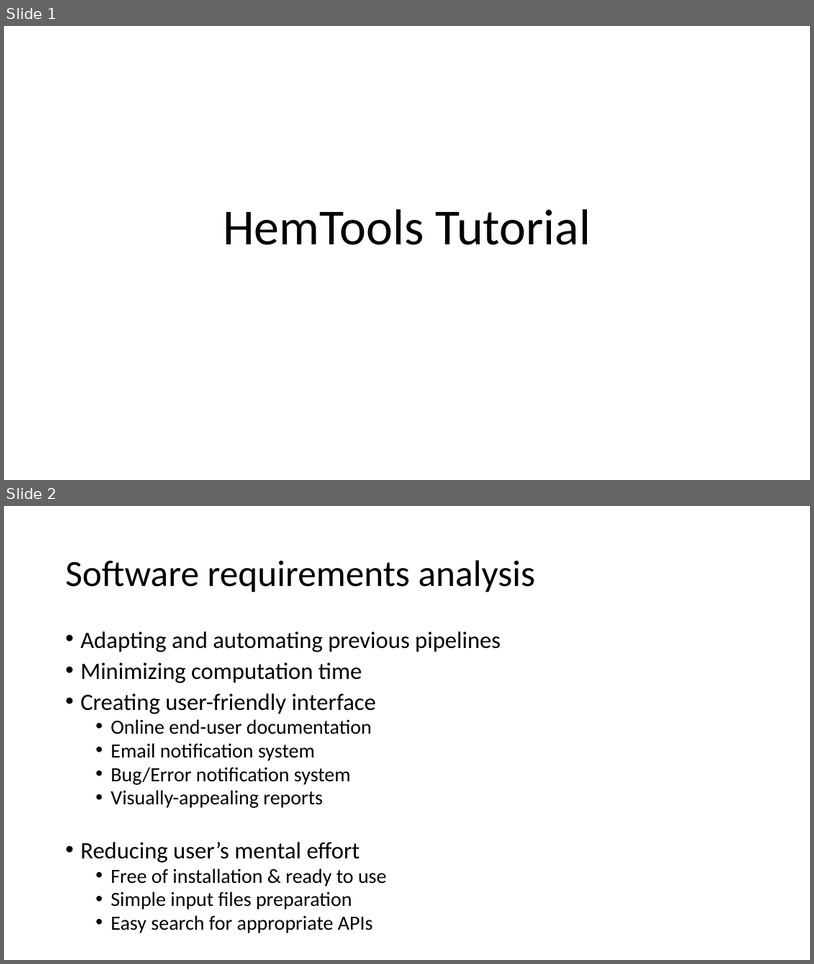
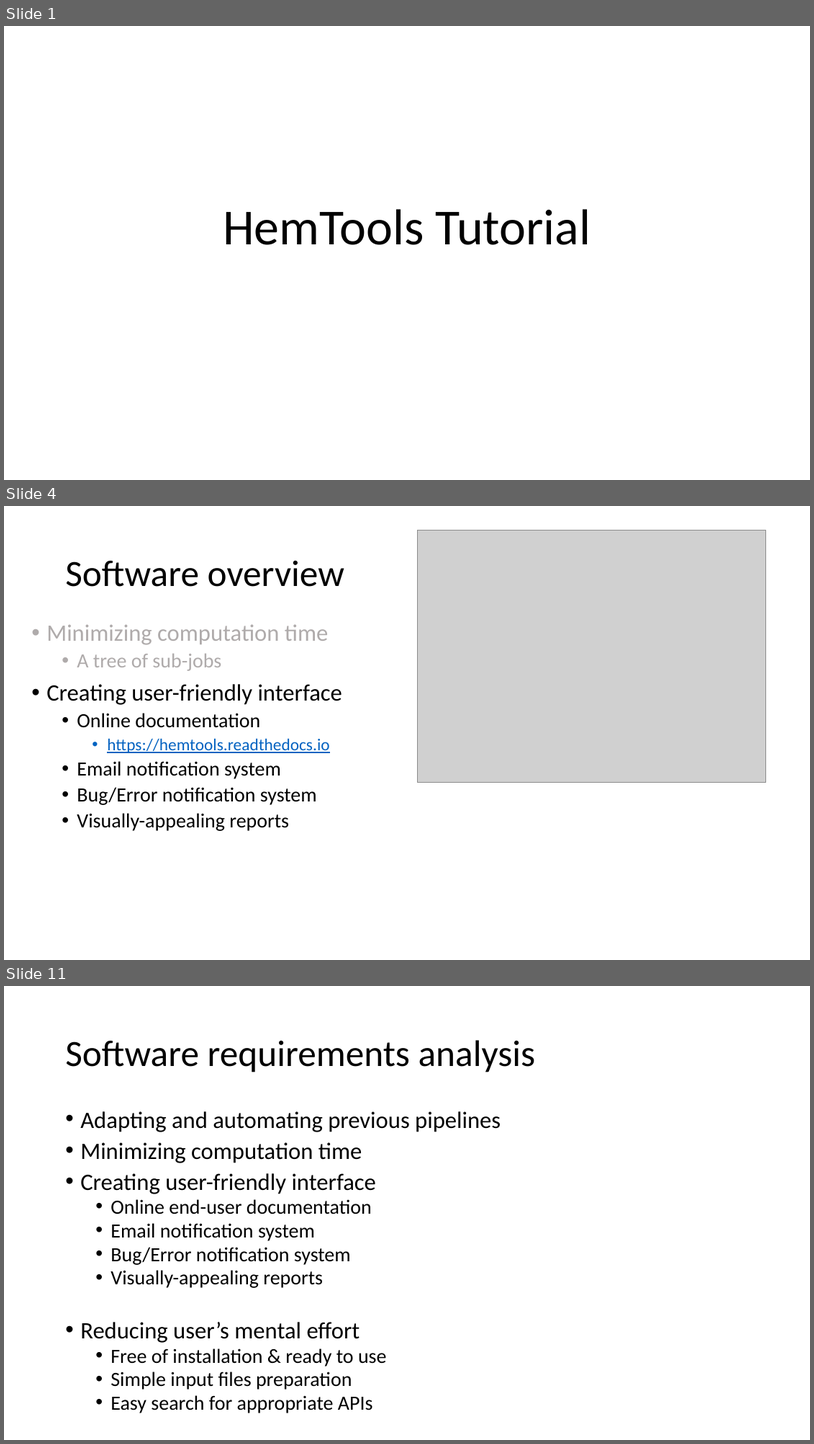
Before and after one commit to YichaoOU/HemTools, a slide deck: HemTools Tutorial.pptx. Shown one above the other, each under a label of ours: slides 1 and 2 before the commit, slides 1, 4 and 11 after it; the slides between them are not shown. The pictures are 814x964 and 814x1444 pixels, drawn with LibreOffice and Linux fonts; fonts in the diff are those of the drawing; grey boxes stand for pictures. Boxes give left, top, right and bottom in pixels: in the first picture for what was removed or moved away, otherwise in the second. Text is boxed around its words. In the diff, an @@ line names an element or a change of style, - is before the commit and + after.

```diff
--- a/HemTools Tutorial.pptx
+++ b/HemTools Tutorial.pptx
@@ slide 4 added at [4, 506, 810, 960], background #FFFFFF @@
@@ picture added at [418, 530, 766, 782] @@
@@ title added at [65, 560, 345, 587], 44 pt, text #000000 @@
+Software overview
@@ text added at [46, 624, 342, 831], 24 pt, text #000000 @@
+• Minimizing computation time
+  • A tree of sub-jobs
+• Creating user-friendly interface
+  • Online documentation
+    • https://hemtools.readthedocs.io
+  • Email notification system
+  • Bug/Error notification system
+  • Visually-appealing reports
@@ what was slide 2 is now slide 11 @@
```
Also in this commit, not shown: 8 other slides added, 1 slide removed, 12 other files.
